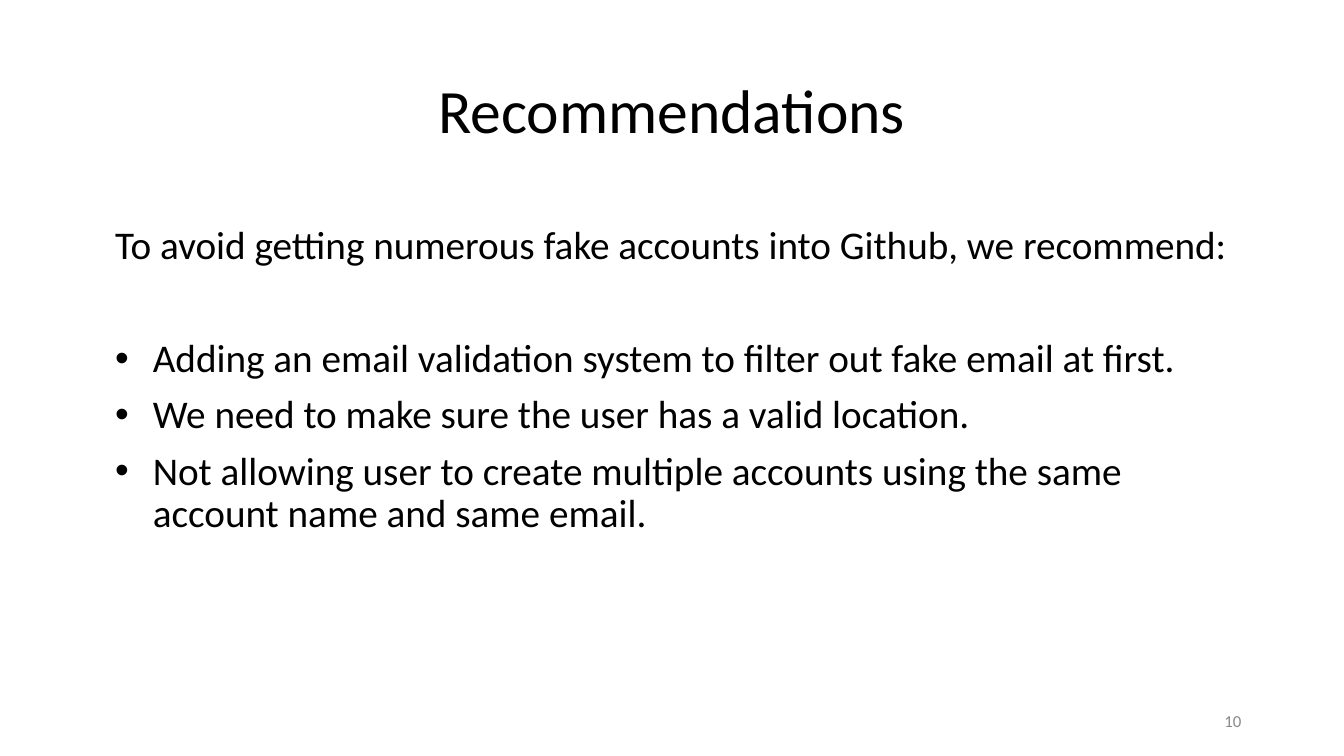
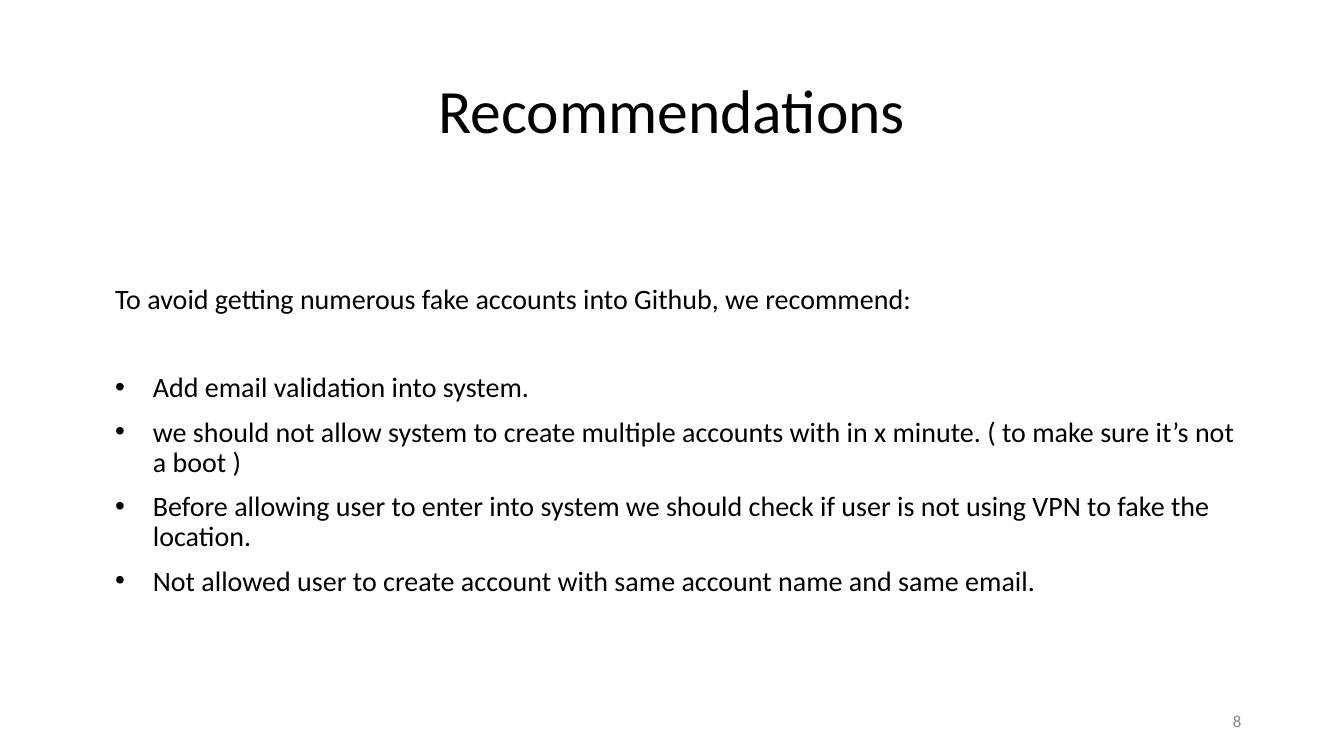
Before and after one commit to karimkhamwani/python-data-analysis, a slide deck: slide 8 of Capstone_600.pptx (slide 10 before the commit). Drawn at 1344x756 pixels with LibreOffice and Linux fonts; fonts in the diff are those of the drawing; background and template pictures are left out. Boxes give left, top, right and bottom in pixels: in the first picture for what was removed or moved away, otherwise in the second. Text is boxed around its words. In the diff, an @@ line names an element or a change of style, - is before the commit and + after.

```diff
--- a/Capstone_600.pptx
+++ b/Capstone_600.pptx
@@ text "To avoid getting numerous fake ...": place and size @@
-text "To avoid getting numerous fake ..." at (115,231,1226,528)
+text "To avoid getting numerous fake ..." at (115,289,1234,592)
@@ text "To avoid getting numerous fake ..." at (115,289,1234,592): vertical alignment top to middle @@
@@ text at (115,289,910,314): size 28 to 20 pt in "To avoid getting numerous fake accounts into ..." @@
@@ text at (153,377,1234,592): text changed; size 28 to 20 pt @@
-• Adding an email validation system to filter out fake email at first.
-• We need to make sure the user has a valid location.
-• Not allowing user to create multiple accounts using the same account name and same email.
+• Add email validation into system.
+• we should not allow system to create multiple accounts with in x minute. ( to make sure it’s not a boot )
+• Before allowing user to enter into system we should check if user is not using VPN to fake the location.
+• Not allowed user to create account with same account name and same email.
@@ page number at (1233,715,1241,727): text changed @@
-10
+8
```
Also in this commit, not shown: 3 other slides changed, 2 slides added, 3 slides removed, 4 other files.
